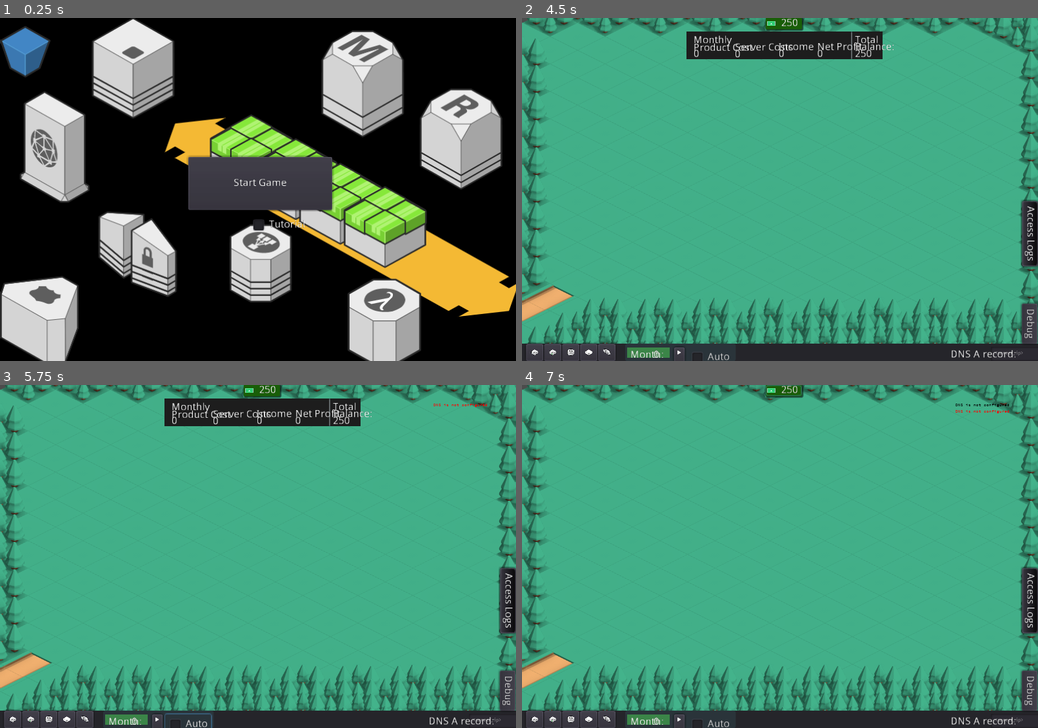
Above: before the commit, frames 1-4 (two rows, left to right).
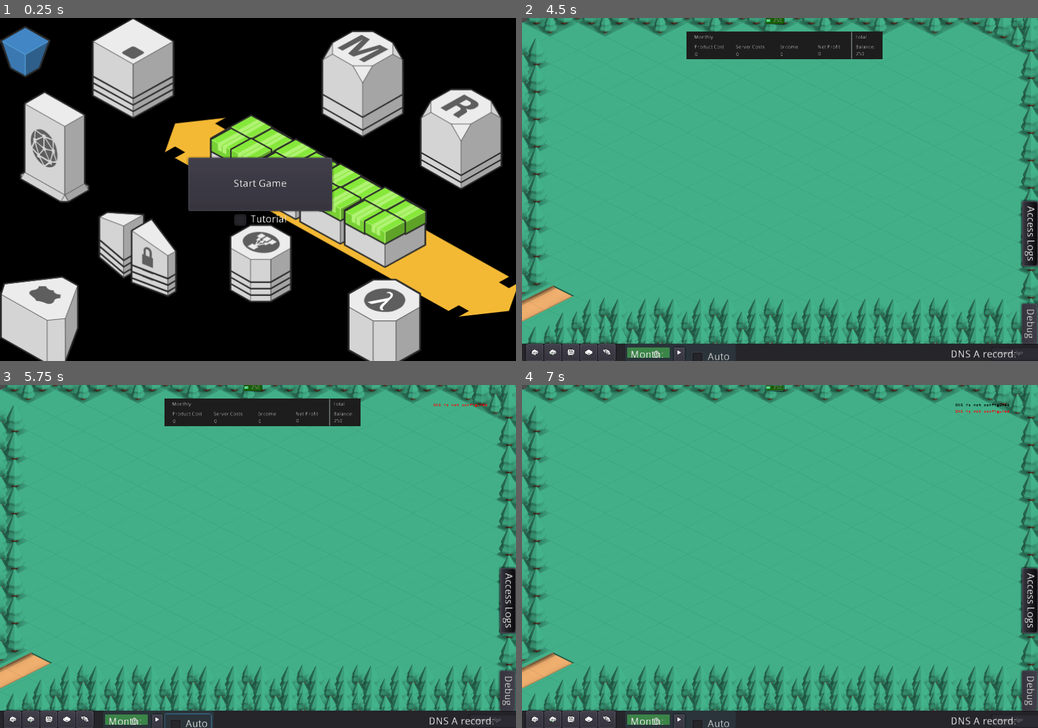
Above: after the commit, the same moments.

Repository: yigitbey/CloudArchitect
Game: Godot game, scene res://Level.tscn
Two runs of this game, one before a commit and one after it. Both use one fixed random seed, a clock stepped at 60 frames per second and the inputs below.
Inputs (mouse positions are in pixels of both pictures, inside the frame that each line leads up to):
- Up to frame 1 (0.25 s): no input
- Up to frame 2 (4.5 s): click (1027, 354) at 0.52 s; type "12" at 0.6 s; click (589, 350) at 1.25 s; click (589, 350) at 2 s; click (604, 350) at 2.75 s; click (604, 350) at 3.5 s; click "Start Game" at 4.25 s
- Up to frame 3 (5.75 s): click "Auto" at 5 s
- Up to frame 4 (7 s): click "" at 5.75 s; click "250" at 6.5 s

The runs differ from the first frame. In frame 1, 0.6% of the frame differs, in the area x 36-65%, y 39-63%; in frame 2, 0.8%, in the area x 33-72%, y 0-12%; in frame 3, 0.8%; in frame 4, 0.2%.

Commit message:
scale 0.5

Diff:
--- a/HUD.tscn
+++ b/HUD.tscn
@@ -319,25 +319,25 @@
 }
 
 [node name="VBoxContainer" type="VBoxContainer" parent="GameOver"]
-margin_left = 8.0
-margin_top = 8.0
-margin_right = 184.0
-margin_bottom = 40.0
+margin_left = 16.0
+margin_top = 16.0
+margin_right = 210.0
+margin_bottom = 74.0
 alignment = 1
 __meta__ = {
 "_edit_use_anchors_": false
 }
 
 [node name="Label2" type="Label" parent="GameOver/VBoxContainer"]
-margin_right = 176.0
-margin_bottom = 14.0
+margin_right = 194.0
+margin_bottom = 25.0
 text = "Score:"
 align = 1
 
 [node name="Score" type="Label" parent="GameOver/VBoxContainer"]
-margin_top = 18.0
-margin_right = 176.0
-margin_bottom = 32.0
+margin_top = 33.0
+margin_right = 194.0
+margin_bottom = 58.0
 text = "60"
 align = 1
 __meta__ = {
@@ -459,6 +459,7 @@
 margin_left = 566.0
 margin_right = 650.0
 margin_bottom = 26.0
+rect_scale = Vector2( 0.5, 0.5 )
 theme = SubResource( 18 )
 toggle_mode = true
 pressed = true
@@ -480,10 +481,11 @@
 }
 
 [node name="TotalBalanceLabel" type="Label" parent="FinancesPanel"]
-margin_left = 392.0
-margin_top = 24.0
-margin_right = 448.0
-margin_bottom = 38.0
+margin_left = 356.0
+margin_top = 25.0
+margin_right = 447.0
+margin_bottom = 50.0
+rect_scale = Vector2( 0.5, 0.5 )
 rect_pivot_offset = Vector2( 74, 10.9999 )
 text = "Balance:"
 __meta__ = {
@@ -491,10 +493,11 @@
 }
 
 [node name="TotalBalance" type="Label" parent="FinancesPanel"]
-margin_left = 392.0
-margin_top = 40.0
-margin_right = 464.0
-margin_bottom = 54.0
+margin_left = 385.0
+margin_top = 41.0
+margin_right = 457.0
+margin_bottom = 66.0
+rect_scale = Vector2( 0.5, 0.5 )
 rect_pivot_offset = Vector2( 18, 10.9999 )
 text = "5"
 __meta__ = {
@@ -502,10 +505,11 @@
 }
 
 [node name="ProductCostLabel" type="Label" parent="FinancesPanel"]
-margin_left = 16.0
-margin_top = 26.0
-margin_right = 98.0
-margin_bottom = 40.0
+margin_left = -19.0
+margin_top = 25.0
+margin_right = 119.0
+margin_bottom = 50.0
+rect_scale = Vector2( 0.5, 0.5 )
 rect_pivot_offset = Vector2( 74, 10.9999 )
 text = "Product Cost"
 __meta__ = {
@@ -513,10 +517,11 @@
 }
 
 [node name="ProductCost" type="Label" parent="FinancesPanel"]
-margin_left = 16.0
-margin_top = 40.0
-margin_right = 72.0
-margin_bottom = 54.0
+margin_left = 10.0
+margin_top = 42.0
+margin_right = 66.0
+margin_bottom = 67.0
+rect_scale = Vector2( 0.5, 0.5 )
 rect_pivot_offset = Vector2( 18, 10.9999 )
 text = "0"
 __meta__ = {
@@ -524,10 +529,11 @@
 }
 
 [node name="ServerCostsLabel" type="Label" parent="FinancesPanel"]
-margin_left = 113.0
+margin_left = 77.0
 margin_top = 25.0
-margin_right = 196.0
-margin_bottom = 39.0
+margin_right = 212.0
+margin_bottom = 50.0
+rect_scale = Vector2( 0.5, 0.5 )
 rect_pivot_offset = Vector2( 74, 10.9999 )
 text = "Server Costs"
 __meta__ = {
@@ -535,43 +541,47 @@
 }
 
 [node name="ServerCosts" type="Label" parent="FinancesPanel"]
-margin_left = 112.0
-margin_top = 41.0
-margin_right = 184.0
-margin_bottom = 55.0
+margin_left = -258.0
+margin_top = -97.0
+margin_right = -245.0
+margin_bottom = -72.0
+rect_scale = Vector2( 0.5, 0.5 )
+rect_pivot_offset = Vector2( 746, 287 )
+text = "0"
+__meta__ = {
+"_edit_use_anchors_": false
+}
+
+[node name="MonthlyIncomeLabel" type="Label" parent="FinancesPanel"]
+margin_left = 181.0
+margin_top = 25.0
+margin_right = 264.0
+margin_bottom = 50.0
+rect_scale = Vector2( 0.5, 0.5 )
+rect_pivot_offset = Vector2( 74, 10.9999 )
+text = "Income"
+__meta__ = {
+"_edit_use_anchors_": false
+}
+
+[node name="MonthlyIncome" type="Label" parent="FinancesPanel"]
+margin_left = 209.0
+margin_top = 42.0
+margin_right = 281.0
+margin_bottom = 67.0
+rect_scale = Vector2( 0.5, 0.5 )
 rect_pivot_offset = Vector2( 18, 10.9999 )
 text = "0"
 __meta__ = {
 "_edit_use_anchors_": false
 }
 
-[node name="MonthlyIncomeLabel" type="Label" parent="FinancesPanel"]
-margin_left = 213.0
-margin_top = 24.0
-margin_right = 266.0
-margin_bottom = 38.0
-rect_pivot_offset = Vector2( 74, 10.9999 )
-text = "Income"
-__meta__ = {
-"_edit_use_anchors_": false
-}
-
-[node name="MonthlyIncome" type="Label" parent="FinancesPanel"]
-margin_left = 214.0
-margin_top = 40.0
-margin_right = 286.0
-margin_bottom = 54.0
-rect_pivot_offset = Vector2( 18, 10.9999 )
-text = "0"
-__meta__ = {
-"_edit_use_anchors_": false
-}
-
 [node name="ProfitLabel" type="Label" parent="FinancesPanel"]
-margin_left = 304.0
-margin_top = 24.0
-margin_right = 370.0
-margin_bottom = 38.0
+margin_left = 268.0
+margin_top = 25.0
+margin_right = 373.0
+margin_bottom = 50.0
+rect_scale = Vector2( 0.5, 0.5 )
 rect_pivot_offset = Vector2( 74, 10.9999 )
 text = "Net Profit"
 __meta__ = {
@@ -579,10 +589,11 @@
 }
 
 [node name="Profit" type="Label" parent="FinancesPanel"]
-margin_left = 304.0
-margin_top = 40.0
-margin_right = 376.0
-margin_bottom = 54.0
+margin_left = 297.0
+margin_top = 41.0
+margin_right = 369.0
+margin_bottom = 66.0
+rect_scale = Vector2( 0.5, 0.5 )
 rect_pivot_offset = Vector2( 18, 10.9999 )
 text = "0"
 __meta__ = {
@@ -595,10 +606,11 @@
 margin_bottom = 64.0
 
 [node name="Label" type="Label" parent="FinancesPanel"]
-margin_left = 16.0
-margin_top = 8.0
-margin_right = 68.0
-margin_bottom = 22.0
+margin_left = 17.0
+margin_top = 7.0
+margin_right = 106.0
+margin_bottom = 32.0
+rect_scale = Vector2( 0.5, 0.5 )
 text = "Monthly"
 __meta__ = {
 "_edit_use_anchors_": false
@@ -606,9 +618,10 @@
 
 [node name="Label2" type="Label" parent="FinancesPanel"]
 margin_left = 392.0
-margin_top = 8.0
-margin_right = 444.0
-margin_bottom = 22.0
+margin_top = 7.0
+margin_right = 446.0
+margin_bottom = 32.0
+rect_scale = Vector2( 0.5, 0.5 )
 text = "Total"
 __meta__ = {
 "_edit_use_anchors_": false
--- a/Level.tscn
+++ b/Level.tscn
@@ -341,10 +341,10 @@
 anchor_top = 0.5
 anchor_right = 0.5
 anchor_bottom = 0.5
-margin_left = -27.0
-margin_top = 55.0
-margin_right = 49.0
-margin_bottom = 79.0
+margin_left = -70.0
+margin_top = 43.0
+margin_right = 70.0
+margin_bottom = 91.0
 custom_styles/hover = SubResource( 5 )
 custom_colors/font_color_disabled = Color( 1, 1, 1, 1 )
 custom_colors/font_color_hover_pressed = Color( 1, 1, 1, 1 )
@@ -362,9 +362,9 @@
 anchor_right = 0.5
 anchor_bottom = 0.5
 margin_left = -167.5
-margin_top = -80.0
+margin_top = -78.0
 margin_right = 167.5
-margin_bottom = 44.0
+margin_bottom = 46.0
 custom_colors/font_color = Color( 1, 1, 1, 1 )
 text = "Start Game"
 __meta__ = {
--- a/project.godot
+++ b/project.godot
@@ -53,6 +53,10 @@
  ]
 }
 
+[node]
+
+name_casing=2
+
 [rendering]
 
 quality/driver/driver_name="GLES2"
